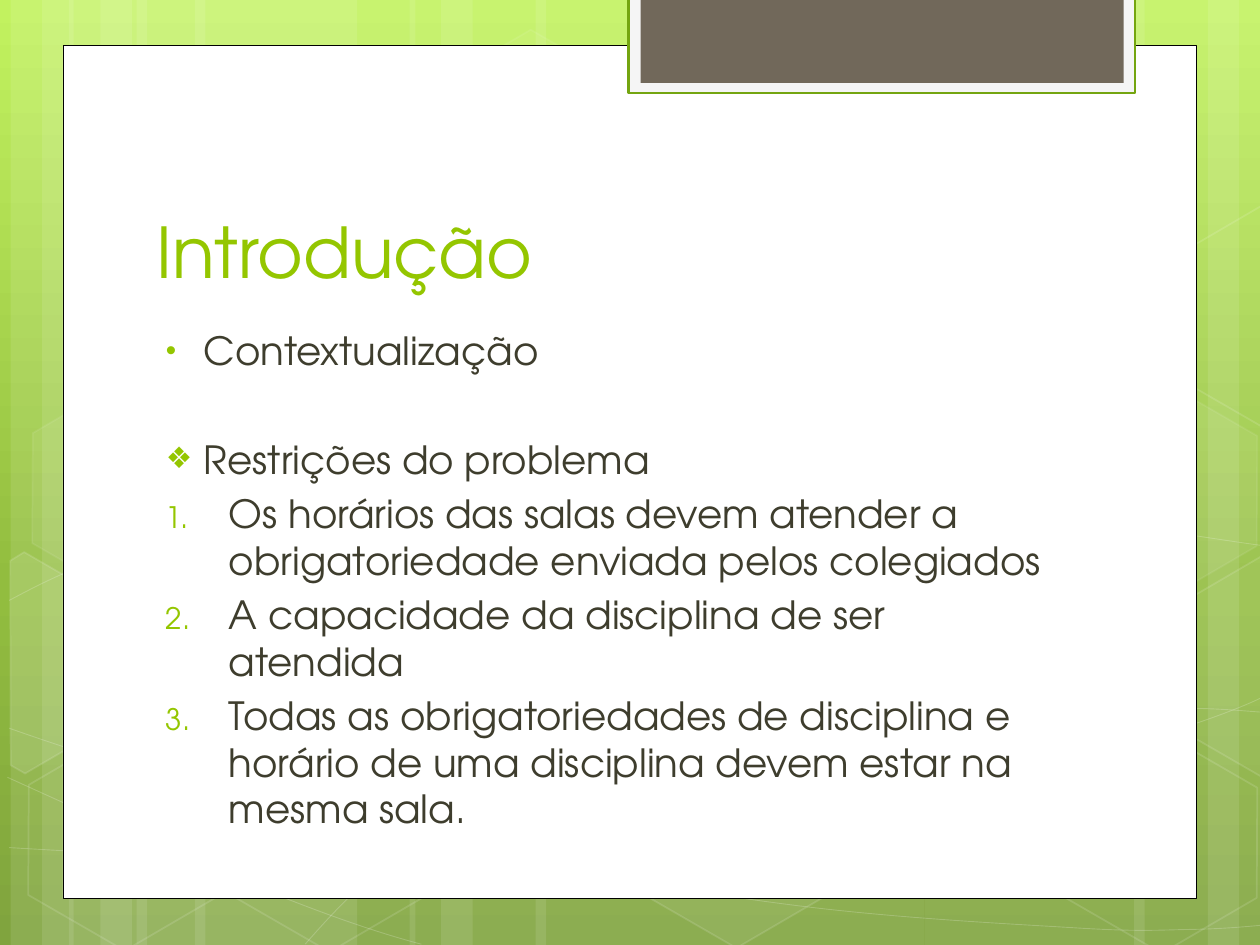
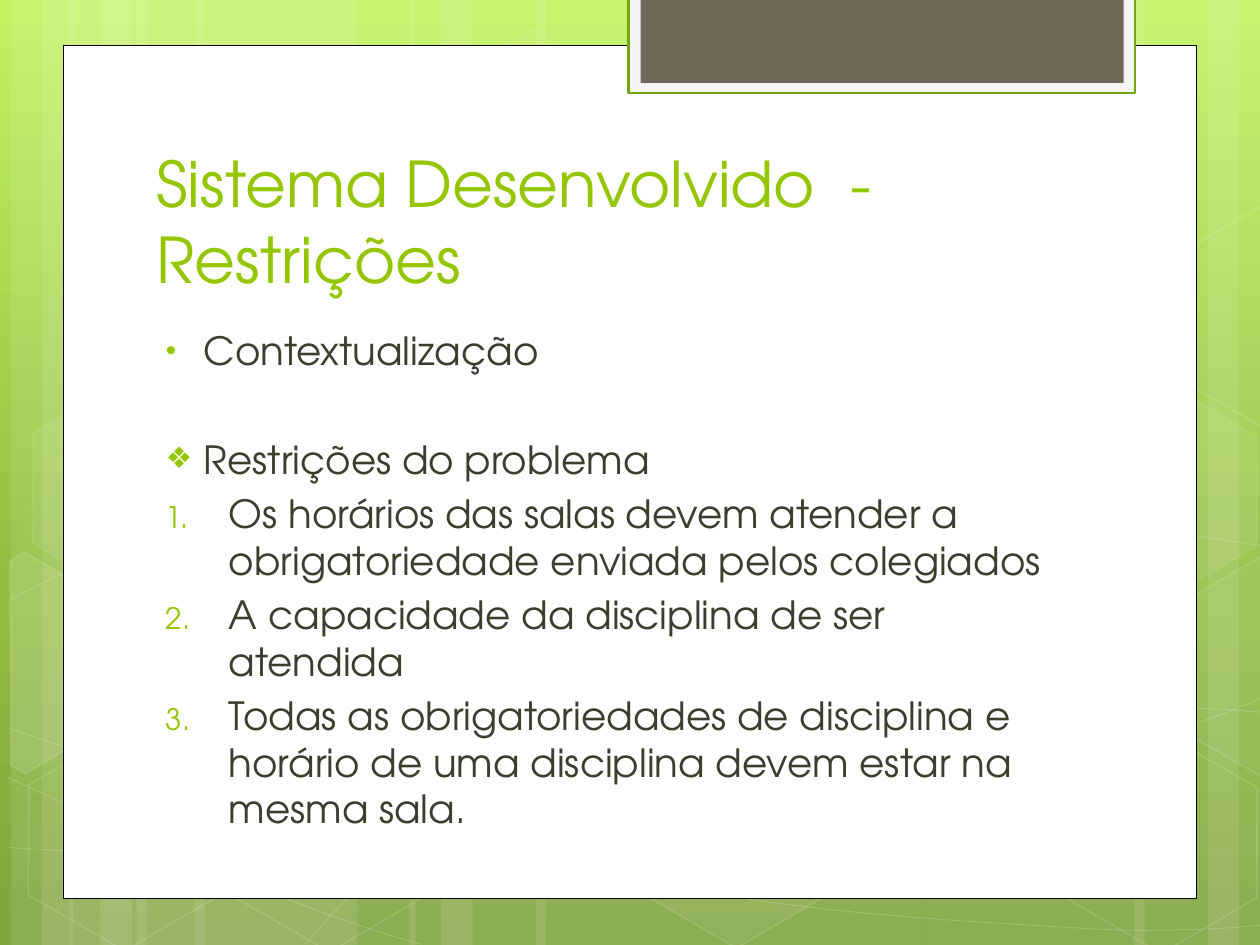
Before and after one commit to alexandregme/tcc2, a slide deck: slide 12 of Apresentação.pptx (slide 4 before the commit). Drawn at 1260x945 pixels with LibreOffice and Linux fonts; fonts in the diff are those of the drawing. Boxes give left, top, right and bottom in pixels: in the first picture for what was removed or moved away, otherwise in the second. Text is boxed around its words. In the diff, an @@ line names an element or a change of style, - is before the commit and + after.

```diff
--- a/Apresentação.pptx
+++ b/Apresentação.pptx
@@ title at <box>156,159,815,299</box>: text changed; size 40 to 36 pt @@
-Introdução
+Sistema Desenvolvido - Restrições
```
Also in this commit, not shown: 11 other slides changed, 6 slides added, 3 slides removed, 2 other files.
